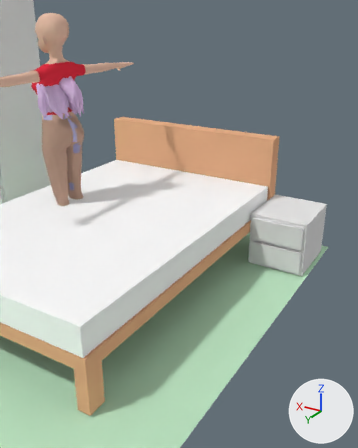
One commit to the Blender file OBJECTS VOLUME 1/OPEN_SORCER_ZMOD2.blend: the scene before it, then after it.
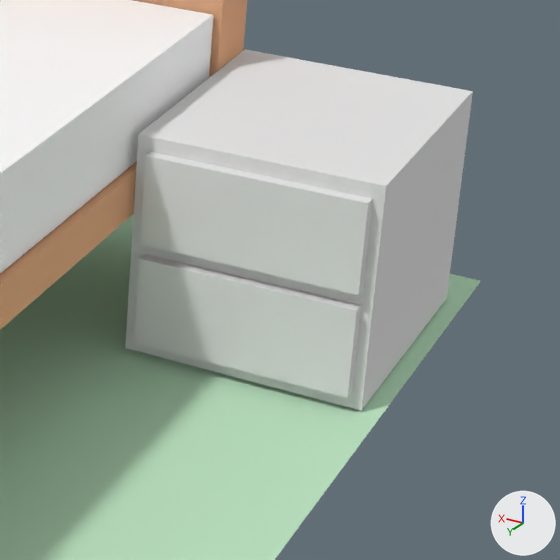
Each version appears first from a camera (50 mm lens) standing at (-9.075, -2.985, 2.346) and looking at (-6.837, -6.715, 0.481), and next in a close-up on the part from 61% to 97% of the width and 41% to 69% of the height. The lights are fixed; the arrows at lower right show +X, +Y and +Z.

The older version as bpy lines, for what is in view:
```python
me_cama = bpy.data.meshes.new('cama')
me_cama.from_pydata(...)  # 38 vertices, 23 faces; spans x -1.0..1.0, y -1.0..1.0, z -0.33..0.82
me_cama.materials.append(mat_material_000)  # beige #e7af88
me_criado_mudo = bpy.data.meshes.new('criado mudo')
me_criado_mudo.from_pydata(...)  # 26 vertices, 20 faces; spans x -0.29..0.266, y -0.25..0.422, z 0.004..0.537
me_criado_mudo.materials.append(mat_material_010)  # white #e7e7e7
me_guarda_roupa_alça_01 = bpy.data.meshes.new('guarda roupa alça 01')
me_guarda_roupa_alça_01.from_pydata(...)  # 54 vertices, 50 faces; spans x -0.167..0.167, y -0.025..0.031, z -0.015..0.015
me_guarda_roupa_alça_01.materials.append(mat_material_012)  # brown #9e8f7a
ob_cama = bpy.data.objects.new('cama', me_cama)
ob_cama.location = (-6.371, -6.284, 0.349)
ob_cama.rotation_euler = (0.0, 0.0, -1.572)  # degrees (0, 0, -90)
ob_cama.scale = (1.54, 1.0, 1.0)
ob_criado_mudo = bpy.data.objects.new('criado mudo', me_criado_mudo)
ob_criado_mudo.location = (-7.64, -7.575, 0.0)
ob_criado_mudo.rotation_euler = (0.0, 0.0, 0.000149)  # degrees (0, 0, 0)
ob_guarda_roupa_alça_01 = bpy.data.objects.new('guarda roupa alça 01', me_guarda_roupa_alça_01)
ob_guarda_roupa_alça_01.parent = ob_guarda_roupa
ob_guarda_roupa_alça_01.matrix_parent_inverse = Matrix(((1.0, 0.0, 0.0, 0.0), (0.0, 1.0, 0.0, 0.0), (0.0, 0.0, 1.0, -1.001), (0.0, 0.0, 0.0, 1.0)))
ob_guarda_roupa_alça_01.location = (-1.169, 0.484, 0.887)
# also in view: 'piso' at (0.0, 0.0, 0.0); 'colchão' at (-6.371, -6.198, 0.563)
```
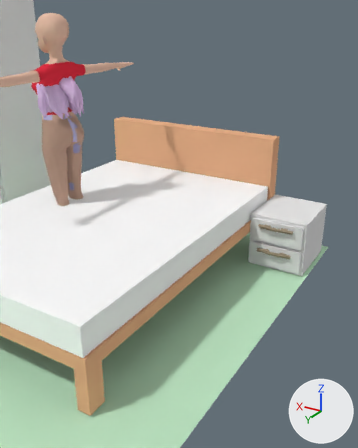
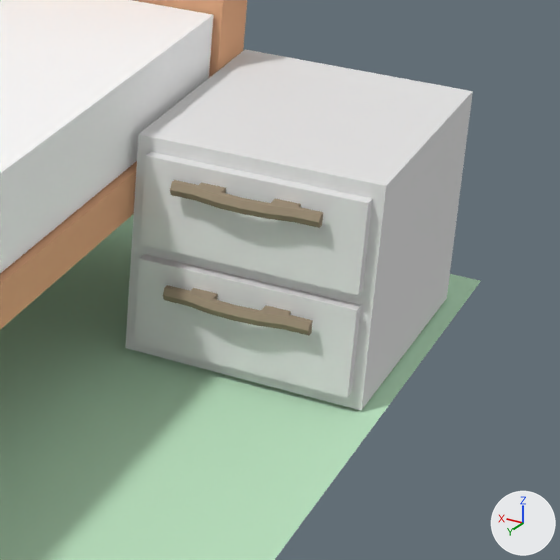
Where the change shows, as pixel boxes [x1, y1, x2, y2] in the close-ups (560 x 560 px):
'criado mudo alça.001', added (brown)
    after: [170, 180, 323, 228]
'criado mudo alça', added (brown)
    after: [163, 285, 313, 336]

Diff of the bpy script that builds the scene:
```diff
--- a/OBJECTS VOLUME 1/OPEN_SORCER_ZMOD2.blend.py
+++ b/OBJECTS VOLUME 1/OPEN_SORCER_ZMOD2.blend.py
@@ ob_criado_mudo_alça @@
+ob_criado_mudo_alça = bpy.data.objects.new('criado mudo alça', me_guarda_roupa_alça_01.copy())  # the mesh of ob_guarda_roupa_alça_01
+ob_criado_mudo_alça.parent = ob_criado_mudo
+ob_criado_mudo_alça.matrix_parent_inverse = Matrix(((1.0, 0.000149, 0.0, 7.641), (-0.000149, 1.0, 0.0, 7.574), (0.0, 0.0, 1.0, 0.0), (0.0, 0.0, 0.0, 1.0)))
+ob_criado_mudo_alça.location = (-7.649, -7.128, 0.199)
@@ ob_criado_mudo_alça_001 @@
+ob_criado_mudo_alça_001 = bpy.data.objects.new('criado mudo alça.001', me_guarda_roupa_alça_01.copy())  # the mesh of ob_guarda_roupa_alça_01
+ob_criado_mudo_alça_001.parent = ob_criado_mudo
+ob_criado_mudo_alça_001.matrix_parent_inverse = Matrix(((1.0, 0.000149, 0.0, 7.641), (-0.000149, 1.0, 0.0, 7.574), (0.0, 0.0, 1.0, 0.0), (0.0, 0.0, 0.0, 1.0)))
+ob_criado_mudo_alça_001.location = (-7.649, -7.128, 0.453)
```
